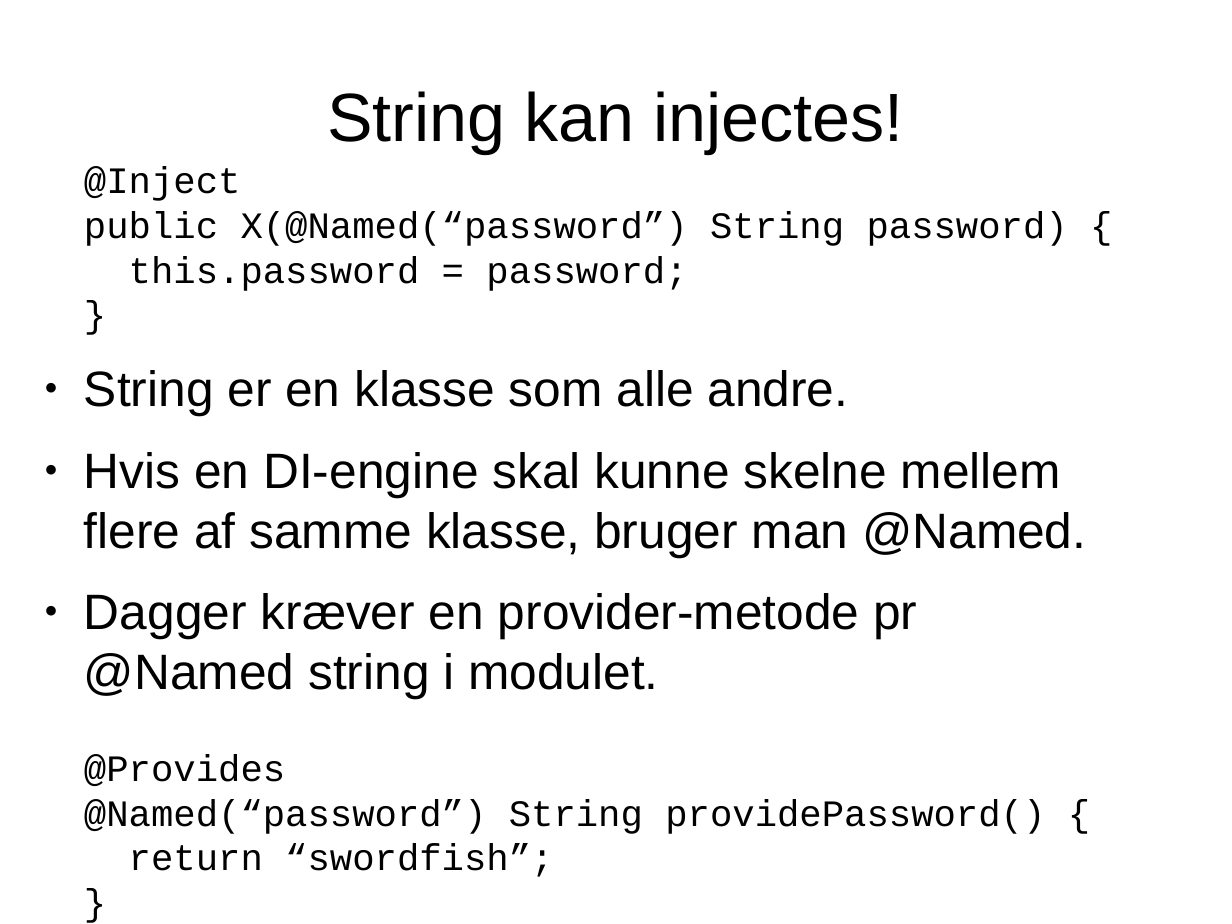
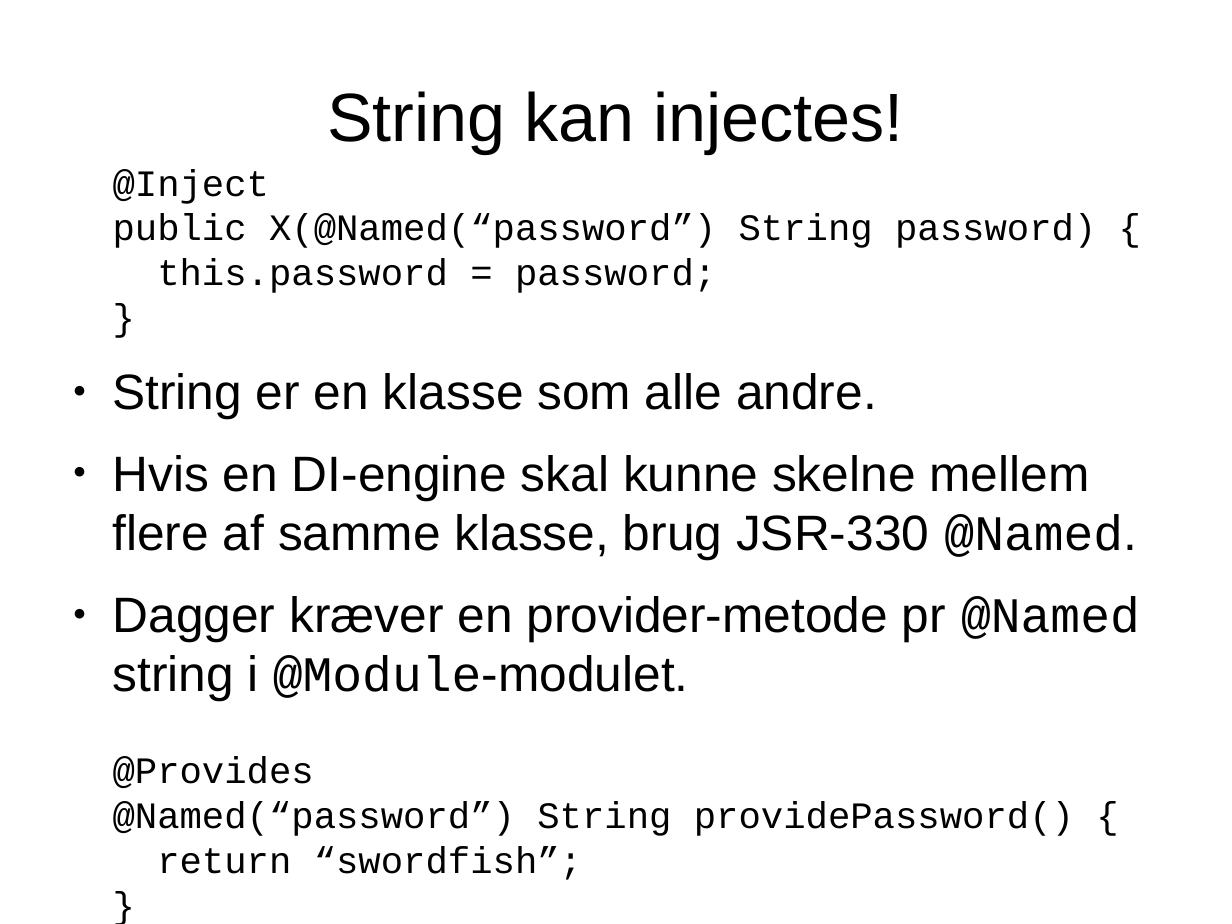
Before and after one commit to ravn/junta-dagger-demo-examples, a slide deck: slide 12 of Dependency Injection med Dagger 2.odp (slide 11 before the commit). Drawn at 1232x924 pixels with LibreOffice and Linux fonts; fonts in the diff are those of the drawing. Boxes give left, top, right and bottom in pixels: in the first picture for what was removed or moved away, otherwise in the second. Text is boxed around its words. In the diff, an @@ line names an element or a change of style, - is before the commit and + after.

```diff
--- a/Dependency Injection med Dagger 2.odp
+++ b/Dependency Injection med Dagger 2.odp
@@ text "@Inject public X(@Named(“password”) String password) ...": place and size @@
-text "@Inject public X(@Named(“password”) String password) ..." at bbox=[84, 167, 1086, 877]
+text "@Inject public X(@Named(“password”) String password) ..." at bbox=[113, 169, 1140, 880]
@@ text at bbox=[113, 455, 1140, 880]: text changed @@
-● Hvis en DI-engine skal kunne skelne mellem flere af samme klasse, bruger man @Named.
-● Dagger kræver en provider-metode pr @Named string i modulet.
-  @Provides
-  @Named(“password”) String providePassword() {
-  return “swordfish”;
-  }
+● Hvis en DI-engine skal kunne skelne mellem flere af samme klasse, brug JSR-330 @Named.
+● Dagger kræver en provider-metode pr @Named string i @Module-modulet.
+  @Provides
+  @Named(“password”) String providePassword() {
+  return “swordfish”;
+  }
```
Also in this commit, not shown: 6 other slides changed, 7 slides added, 2 slides removed, 1 other file.
